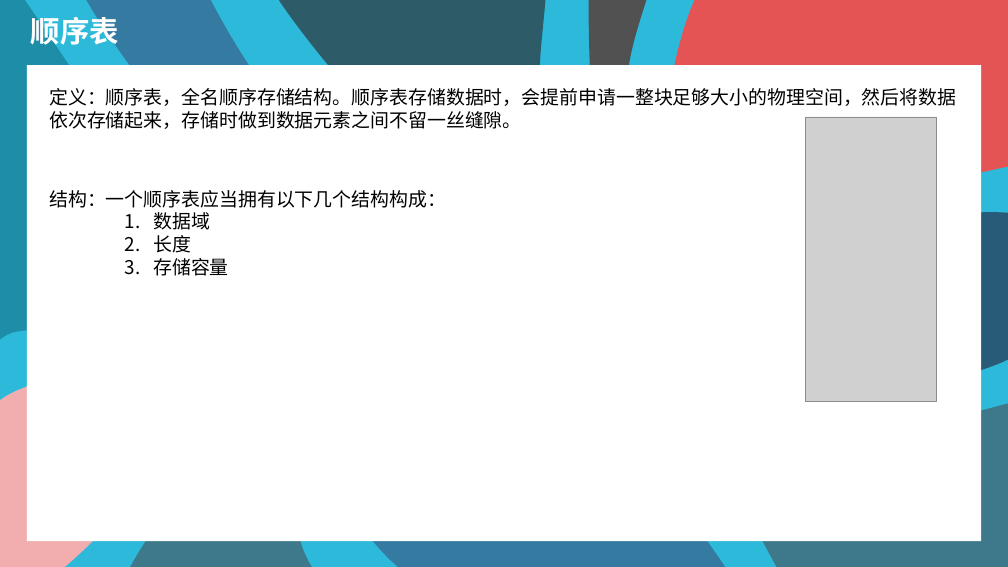
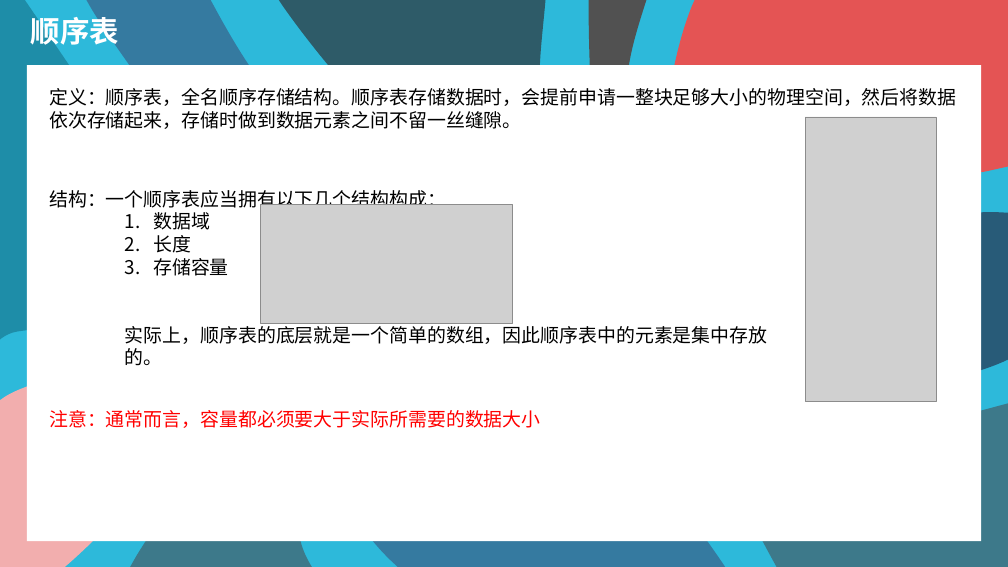
Before and after one commit to StevenEco/ComputerScience, a slide deck: slide 10 of PPT/Data Structure.pptx. Drawn at 1008x567 pixels with LibreOffice and Linux fonts; fonts in the diff are those of the drawing; grey boxes stand for pictures. Boxes give left, top, right and bottom in pixels: in the first picture for what was removed or moved away, otherwise in the second. Text is boxed around its words. In the diff, an @@ line names an element or a change of style, - is before the commit and + after.

Commit message:
PPT Update
update ppt and update picture

```diff
--- a/PPT/Data Structure.pptx
+++ b/PPT/Data Structure.pptx
@@ picture added at <box>261,204,513,324</box> @@
@@ text at <box>125,322,768,366</box>: paragraph added @@
+    实际上，顺序表的底层就是一个简单的数组，因此顺序表中的元素是集中存放的。
@@ text added at <box>49,410,540,428</box>, 18 pt, text #FF0000 @@
+注意：通常而言，容量都必须要大于实际所需要的数据大小
```
Also in this commit, not shown: 2 other slides changed, 3 other files.
